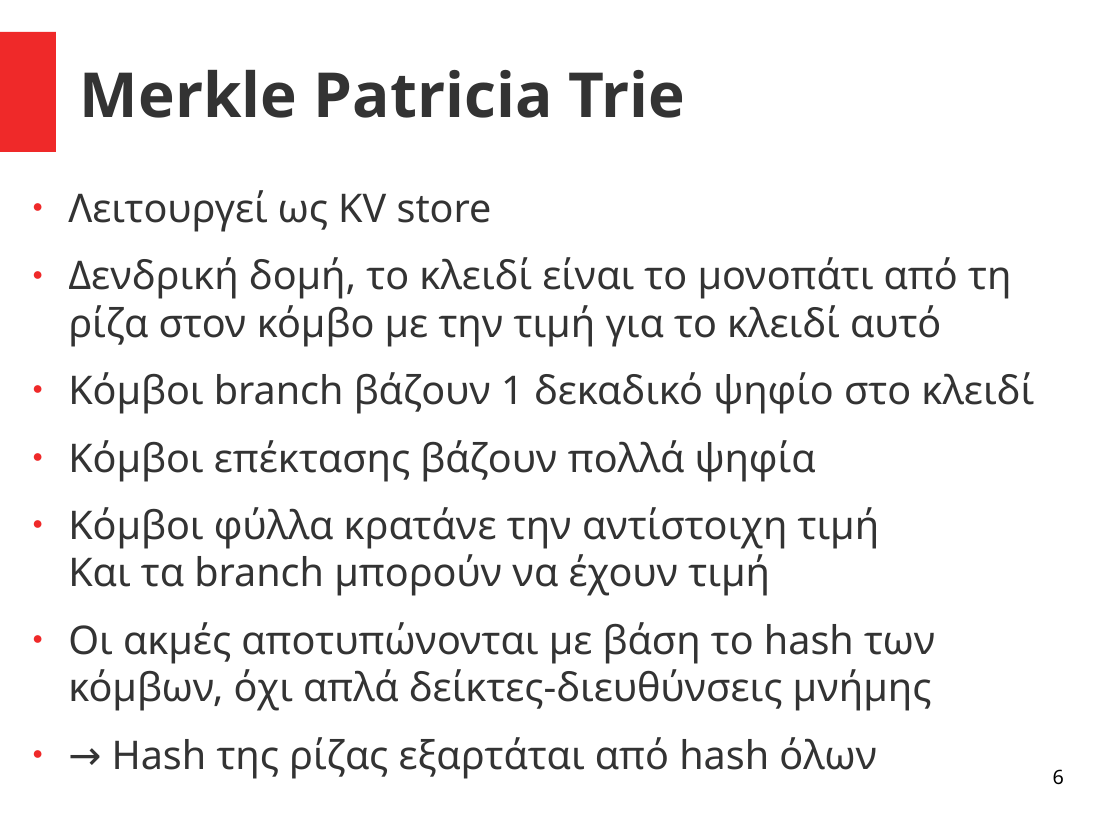
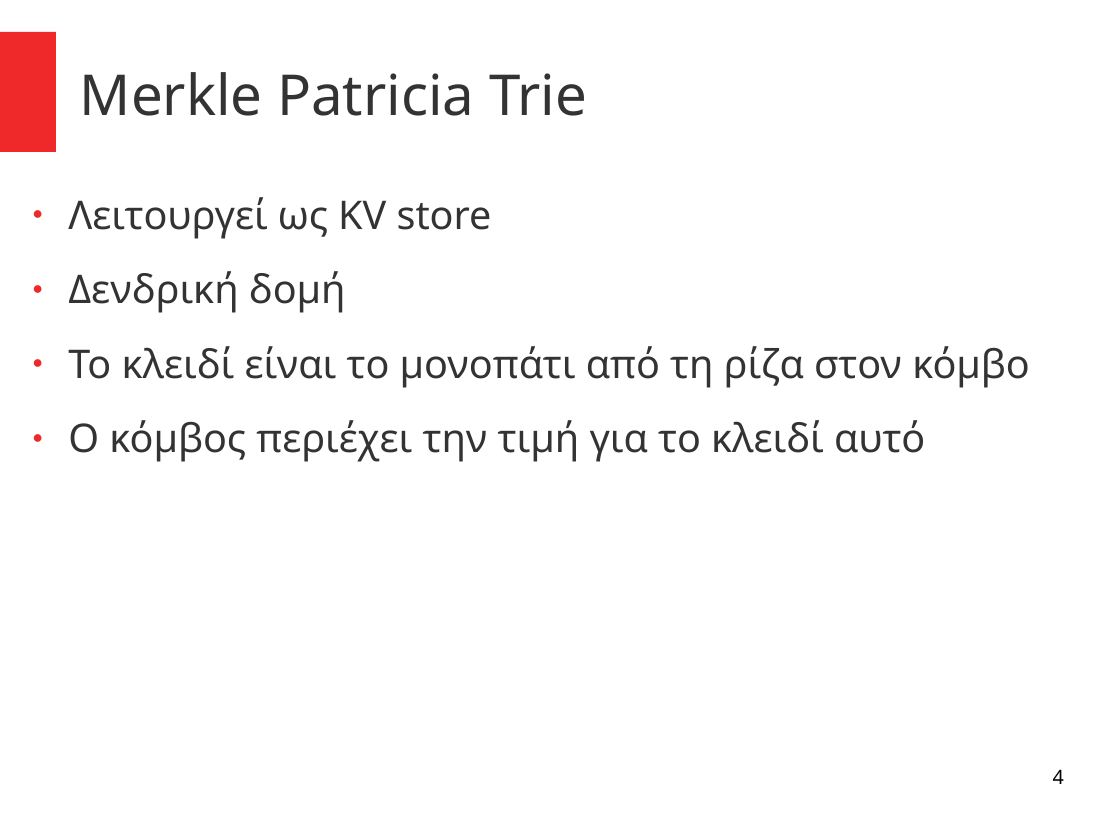
Before and after one commit to el15066/Diplomatiki, a slide deck: slide 4 of main/Presentation.odp (slide 6 before the commit). Drawn at 1120x840 pixels with LibreOffice and Linux fonts; fonts in the diff are those of the drawing. Boxes give left, top, right and bottom in pixels: in the first picture for what was removed or moved away, otherwise in the second. Text is boxed around its words. In the diff, an @@ line names an element or a change of style, - is before the commit and + after.

```diff
--- a/main/Presentation.odp
+++ b/main/Presentation.odp
@@ title "Merkle Patricia Trie" at (80, 72, 587, 116): size 44 to 40 pt, bold off @@
@@ text at (68, 197, 492, 239): line spacing 1 to 1.15 @@
@@ text at (68, 271, 1030, 462): text changed @@
-● Δενδρική δομή, το κλειδί είναι το μονοπάτι από τη ρίζα στον κόμβο με την τιμή για το κλειδί αυτό
-● Κόμβοι branch βάζουν 1 δεκαδικό ψηφίο στο κλειδί
-● Κόμβοι επέκτασης βάζουν πολλά ψηφία
-● Κόμβοι φύλλα κρατάνε την αντίστοιχη τιμή
-  Και τα branch μπορούν να έχουν τιμή
-● Οι ακμές αποτυπώνονται με βάση το hash των κόμβων, όχι απλά δείκτες-διευθύνσεις μνήμης
-● → Hash της ρίζας εξαρτάται από hash όλων
+● Δενδρική δομή
+● Το κλειδί είναι το μονοπάτι από τη ρίζα στον κόμβο
+● Ο κόμβος περιέχει την τιμή για το κλειδί αυτό
@@ page number at (1053, 769, 1064, 784): text changed @@
-6
+4
```
Also in this commit, not shown: 16 other slides changed, 5 slides added, 19 slides removed, 1 other file.
